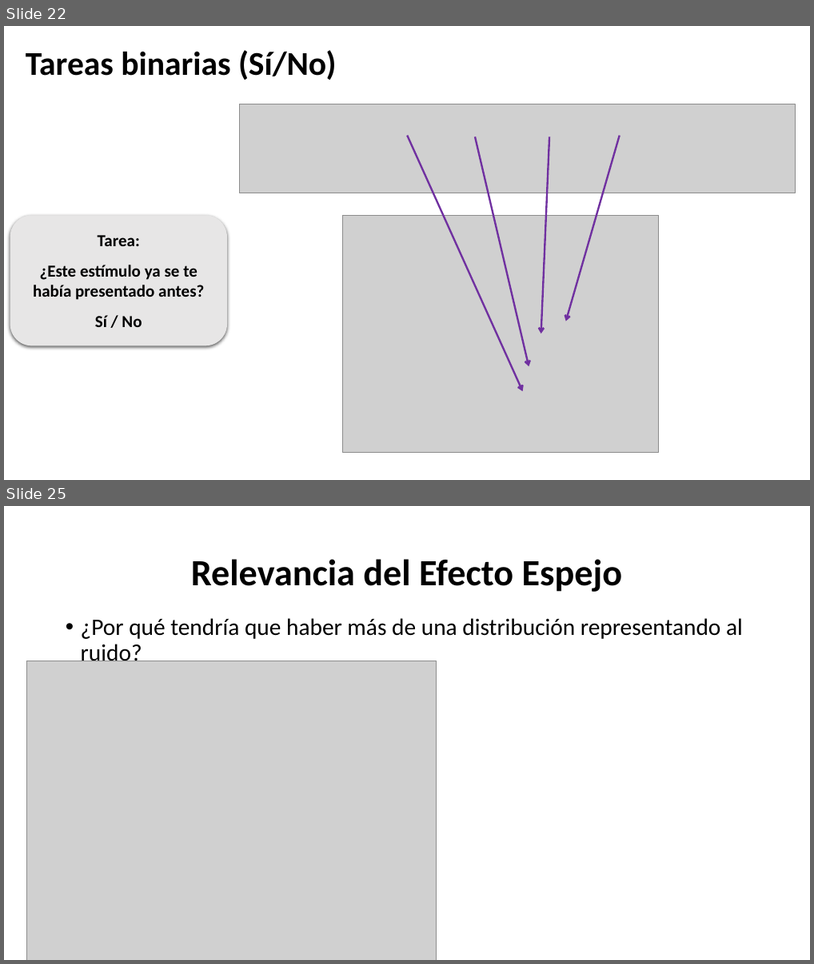
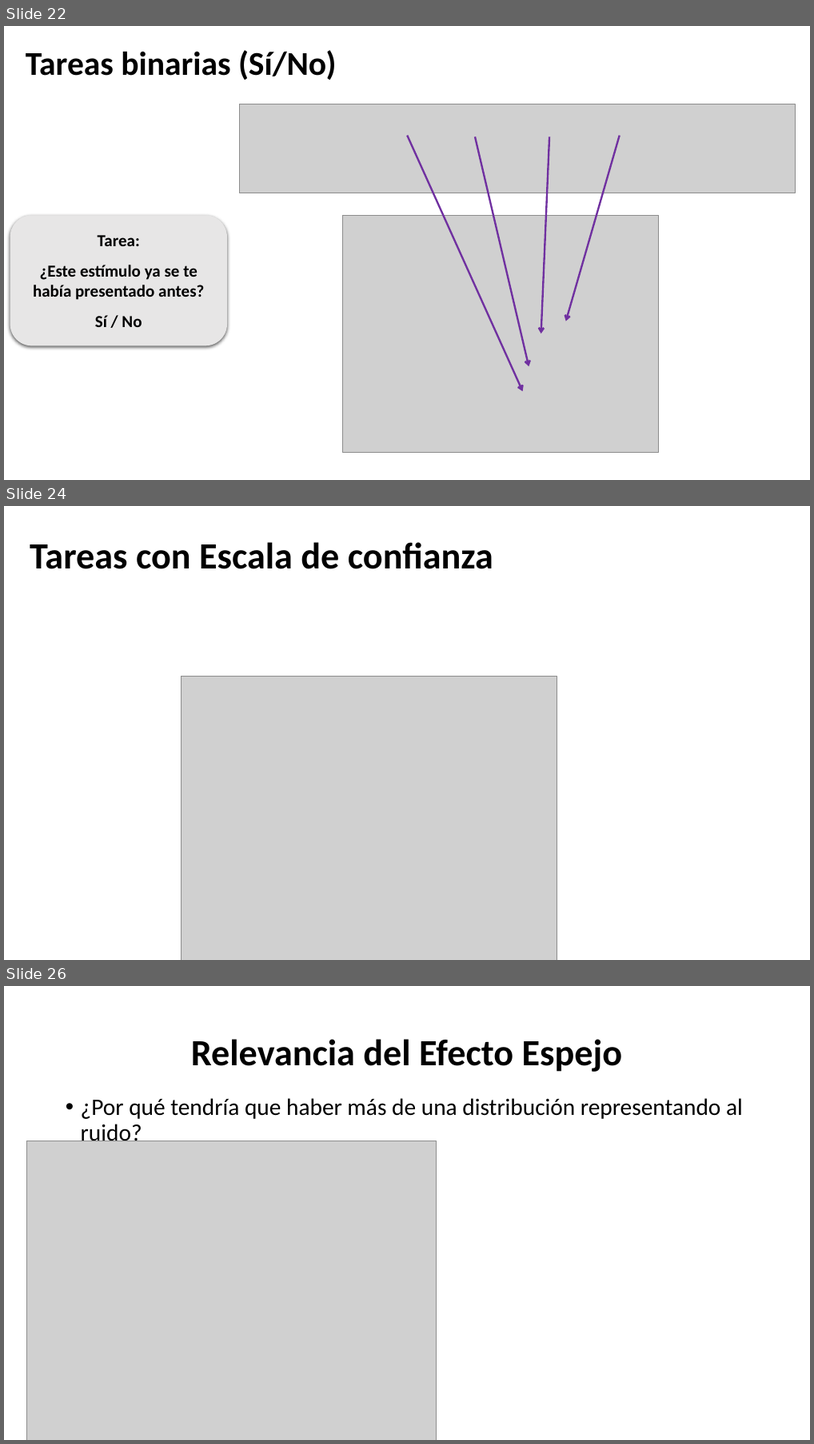
Before and after one commit to Adrifelcha/Adrifelcha, a slide deck: Tesis/Presentaciones/FINAL_Examen.pptx. Shown one above the other, each under a label of ours: slides 22 and 25 before the commit, slides 22, 24 and 26 after it; the slides between them are not shown. The pictures are 814x964 and 814x1444 pixels, drawn with LibreOffice and Linux fonts; fonts in the diff are those of the drawing; grey boxes stand for pictures. Boxes give left, top, right and bottom in pixels: in the first picture for what was removed or moved away, otherwise in the second. Text is boxed around its words. In the diff, an @@ line names an element or a change of style, - is before the commit and + after.

```diff
--- a/Tesis/Presentaciones/FINAL_Examen.pptx
+++ b/Tesis/Presentaciones/FINAL_Examen.pptx
@@ slide 24 added at (x1=4, y1=506, x2=810, y2=960), background #FFFFFF @@
@@ title added at (x1=30, y1=542, x2=494, y2=569), 44 pt, text #000000, bold @@
+Tareas con Escala de confianza
@@ picture added at (x1=182, y1=676, x2=558, y2=960) @@
@@ picture added at (x1=200, y1=700, x2=557, y2=960) @@
@@ what was slide 25 is now slide 26 @@
```
Also in this commit, not shown: 14 slides changed, 1 other slide added, 1 slide removed, 1 other file.
